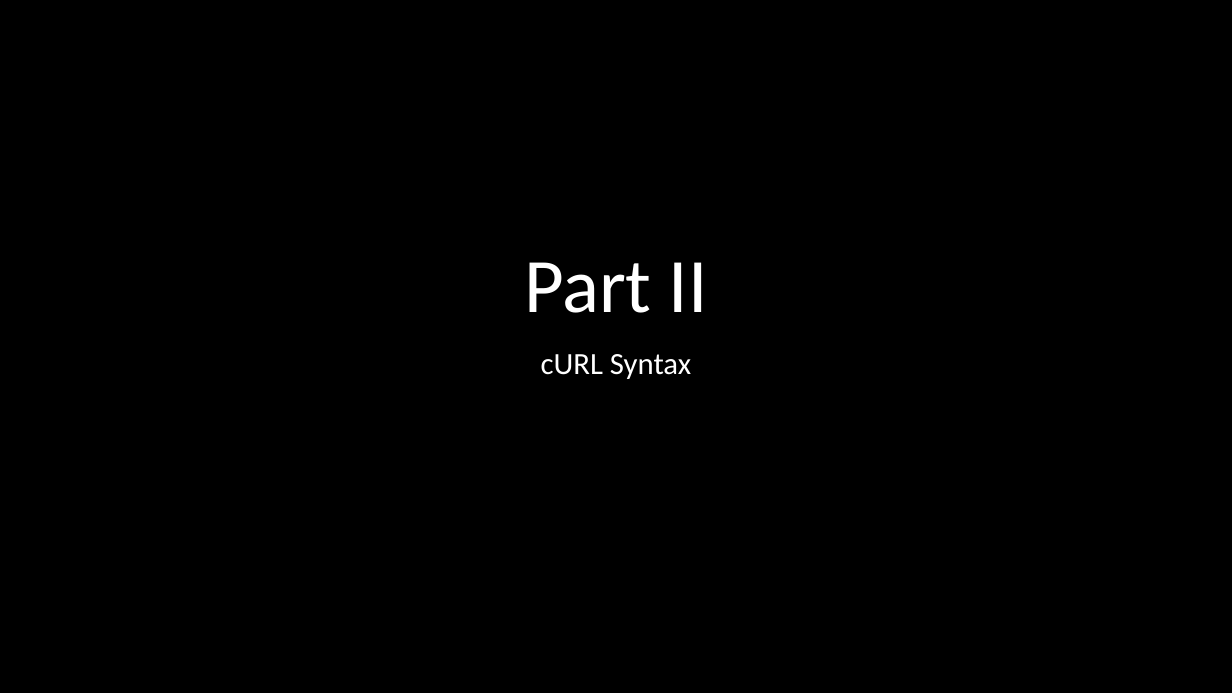
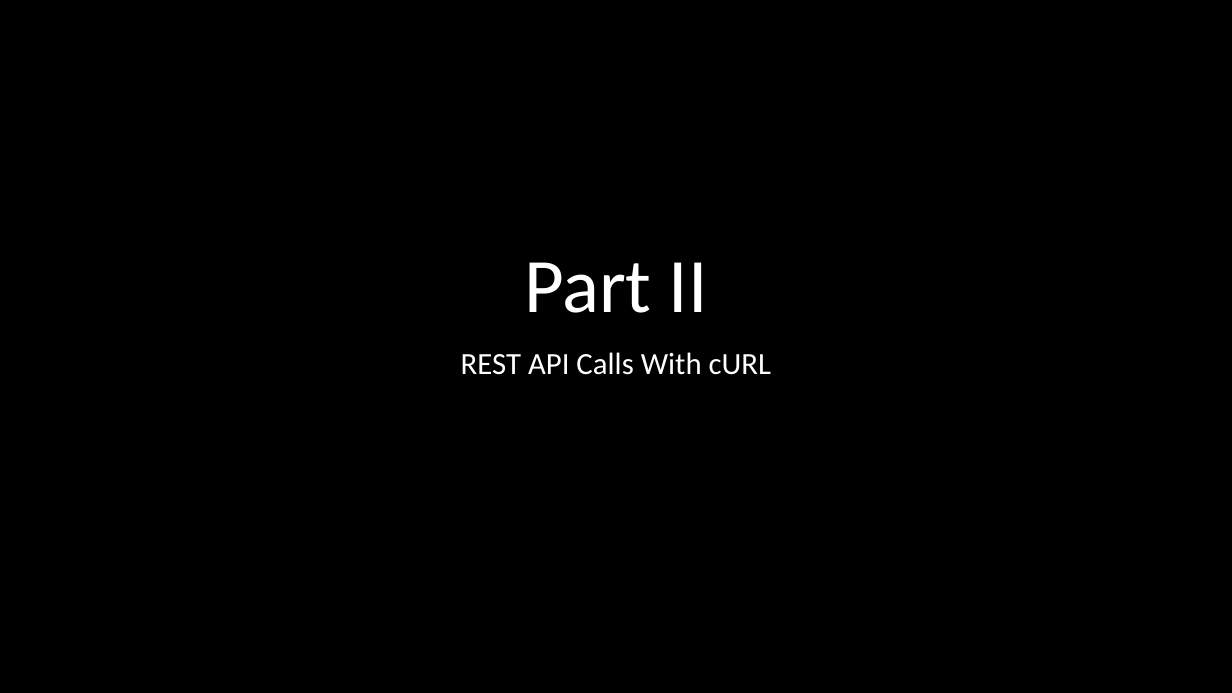
Before and after one commit to wwt/curl-requests-foundations, a slide deck: slide 5 of rest-api-http-foundations.pptx (slide 7 before the commit). Drawn at 1232x693 pixels with LibreOffice and Linux fonts; fonts in the diff are those of the drawing. Boxes give left, top, right and bottom in pixels: in the first picture for what was removed or moved away, otherwise in the second. Text is boxed around its words. In the diff, an @@ line names an element or a change of style, - is before the commit and + after.

```diff
--- a/rest-api-http-foundations.pptx
+++ b/rest-api-http-foundations.pptx
@@ subtitle at (x1=461, y1=352, x2=771, y2=375): text changed @@
-cURL Syntax
+REST API Calls With cURL
```
Also in this commit, not shown: 8 other slides changed, 4 slides added, 1 slide removed.
